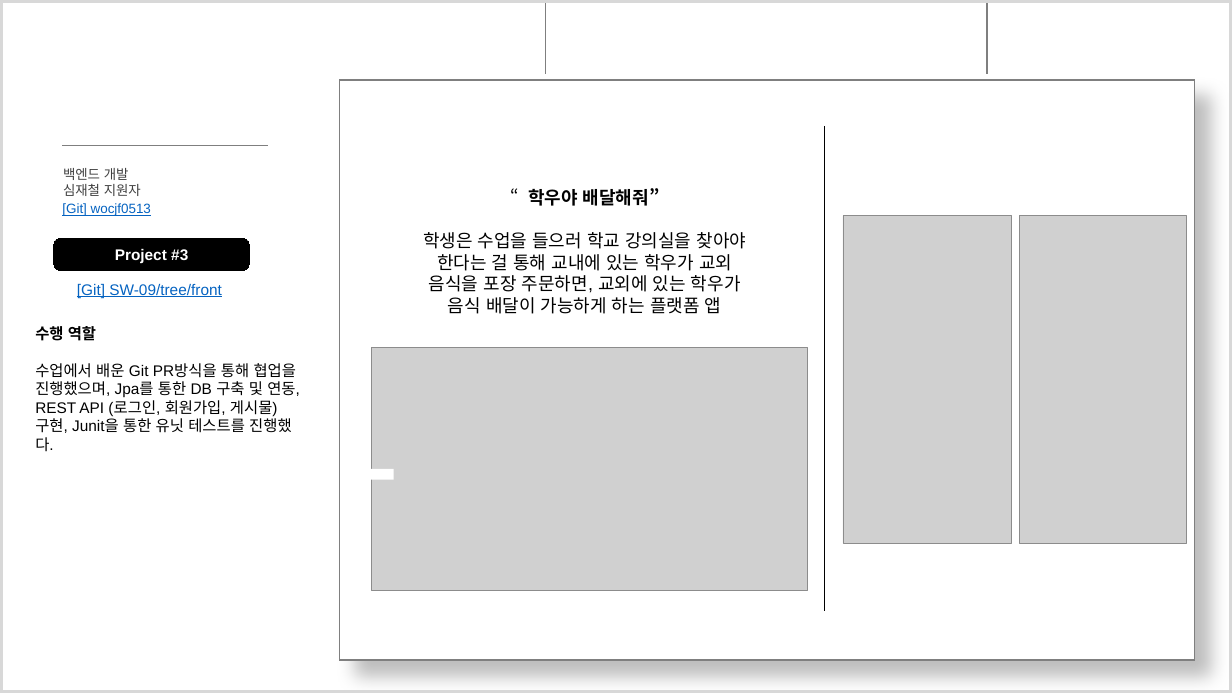
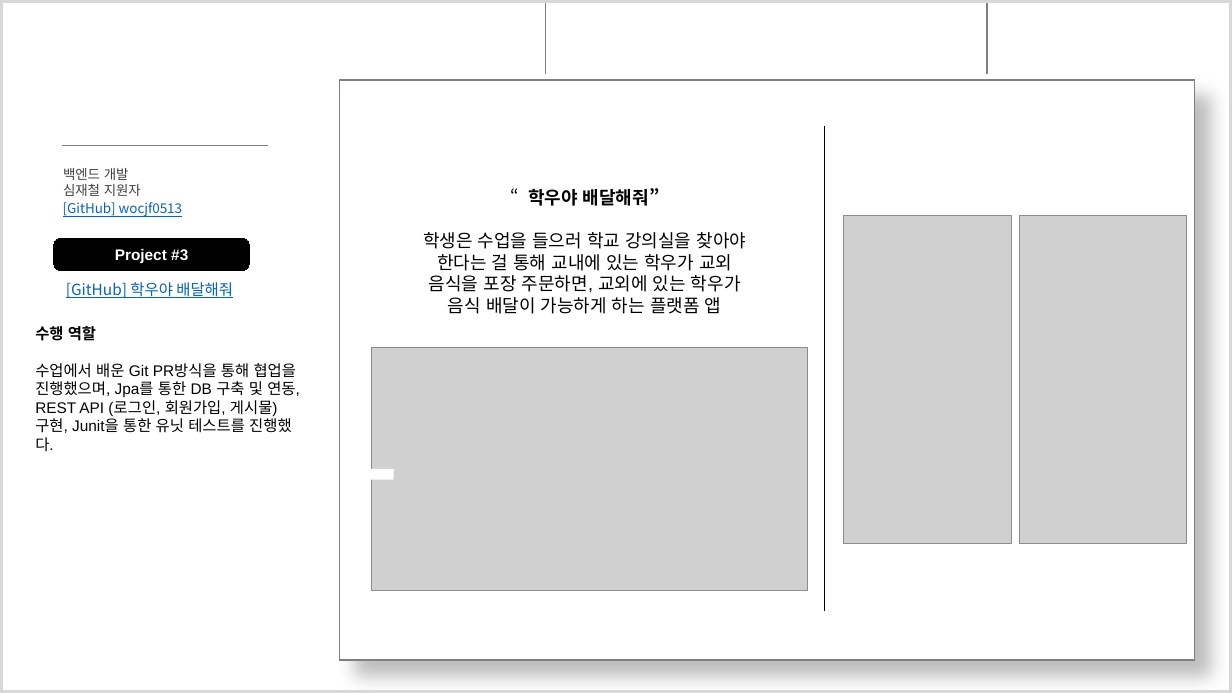
Before and after one commit to wocjf0513/portfolio-ppt, a slide deck: slide 6 of 심재철PT.pptx. Drawn at 1232x693 pixels with LibreOffice and Linux fonts; fonts in the diff are those of the drawing; grey boxes stand for pictures; background and template pictures are left out. Boxes give left, top, right and bottom in pixels: in the first picture for what was removed or moved away, otherwise in the second. Text is boxed around its words. In the diff, an @@ line names an element or a change of style, - is before the commit and + after.

Commit message:
docs: PPT내 링크 변경
학우야 배달 해줘 GitHub 링크 변경

```diff
--- a/심재철PT.pptx
+++ b/심재철PT.pptx
@@ text added at (63,202,182,217), 10.5 pt, text #0563C1, underline @@
+[GitHub] wocjf0513
@@ text at (66,282,233,298): text changed; font Arial to Noto Sans CJK KR @@
-[Git] SW-09/tree/front
+[GitHub] 학우야 배달해줘
```
Also in this commit, not shown: 4 other slides changed.
